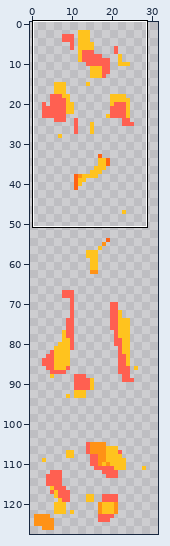
Sprite sheet: Assets/Resources/gunspark3.png. The picture above shows the old version from afar; the outline marks the close-up.
Close-up. As it was:
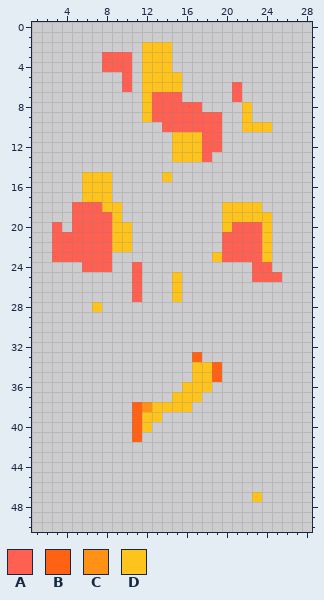
The file is 32x128 pixels. Shown: x 1..28, y 0..50. The commit also changed other parts of the picture, which this record leaves out.
Palette (. is transparent): A #ff6051  B #ff6214  C #ff9216  D #ffc31e
Pixels before, first column x 3:
 2 .........DDD...........
 3 .....AAA.DDD...........
 4 .....AAA.DDD...........
 5 .......A.DDDD..........
 6 .......A.DDDD.....A....
 7 .........DAAA.....A....
 8 .........DAAAAA....D...
 9 .........DAAAAAAA..D...
10 ...........AAAAAA..DDD.
11 ............DDDAA......
12 ............DDDAA......
13 ............DDDA.......
14 .......................
15 ...DDD.....D...........
16 ...DDD.................
17 ...DDD.................
18 ..AAADD..........DDDD..
19 ..AAAAD..........DDDDD.
20 A.AAAADD.........DAAAD.
21 AAAAAADD.........AAAAD.
22 AAAAAADD.........AAAAD.
23 AAAAAA..........DAAAAD.
24 ...AAA..A...........AA.
25 ........A...D.......AAA
26 ........A...D..........
27 ........A...D..........
28 ....D..................
29 .......................
30 .......................
31 .......................
32 .......................
33 ..............B........
34 ..............DDB......
35 ..............DDB......
36 .............DDD.......
37 ............DDD........
38 ........BCDDDD.........
39 ........BDD............
40 ........BD.............
41 ........B..............
42 .......................
43 .......................
44 .......................
45 .......................
46 .......................
47 ....................D..
New version:
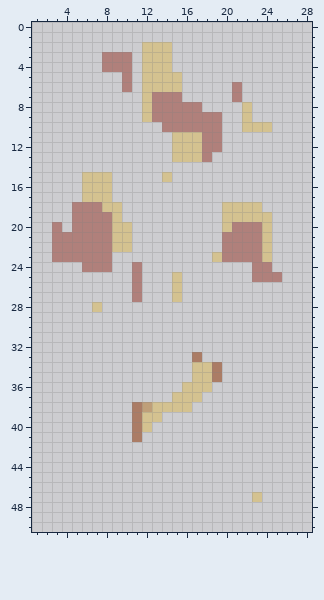
The exact change:
colour A: #ff6051 -> #b0807b
colour B: #ff6214 -> #ab7c65
colour C: #ff9216 -> #bf9f79
colour D: #ffc31e -> #d4c290
Where, in picture pixels (left, top, right, bottom), the same in both close-ups:
changed: (52, 42, 282, 312)
changed: (132, 352, 222, 442)
changed: (252, 492, 262, 502)
